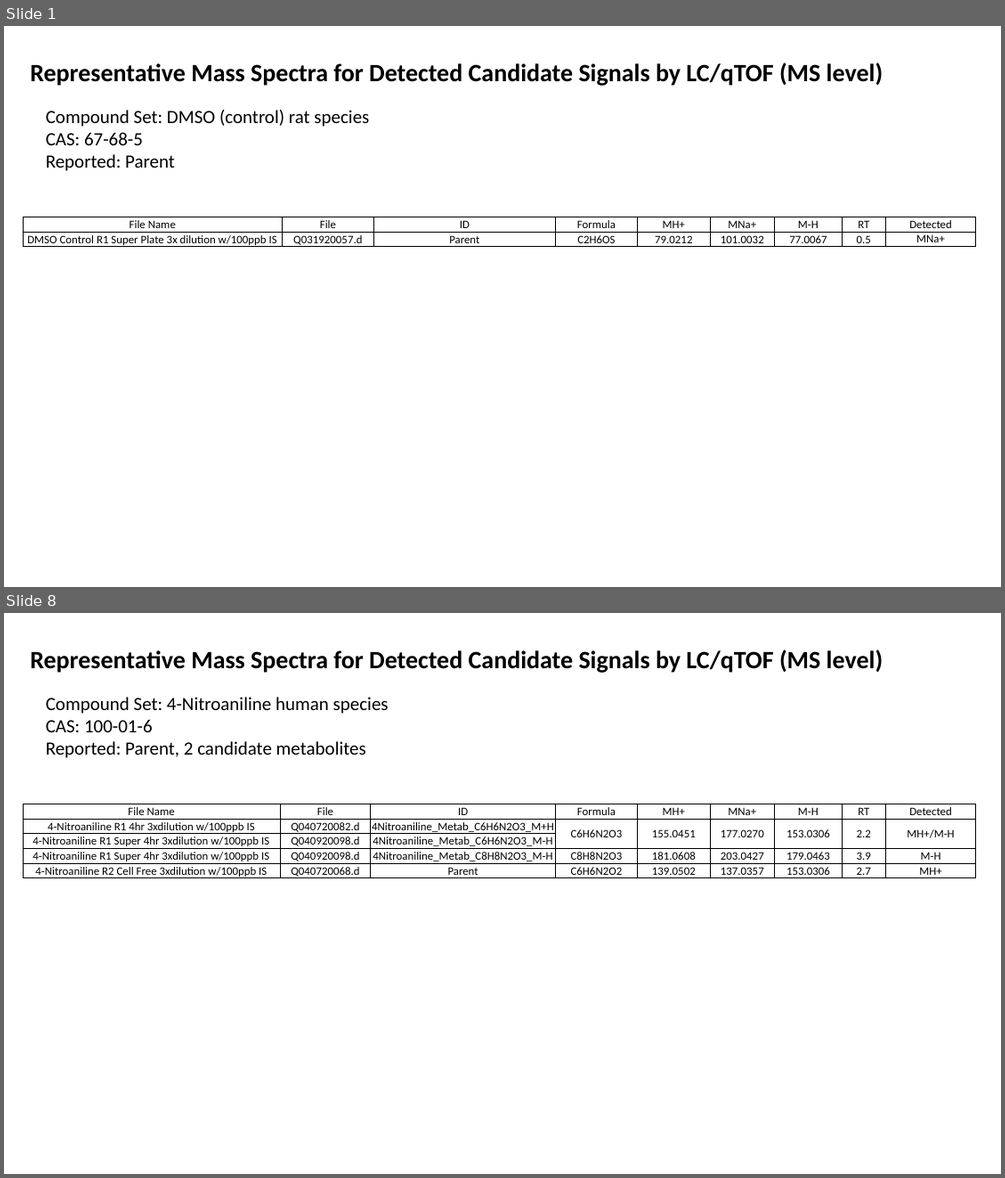
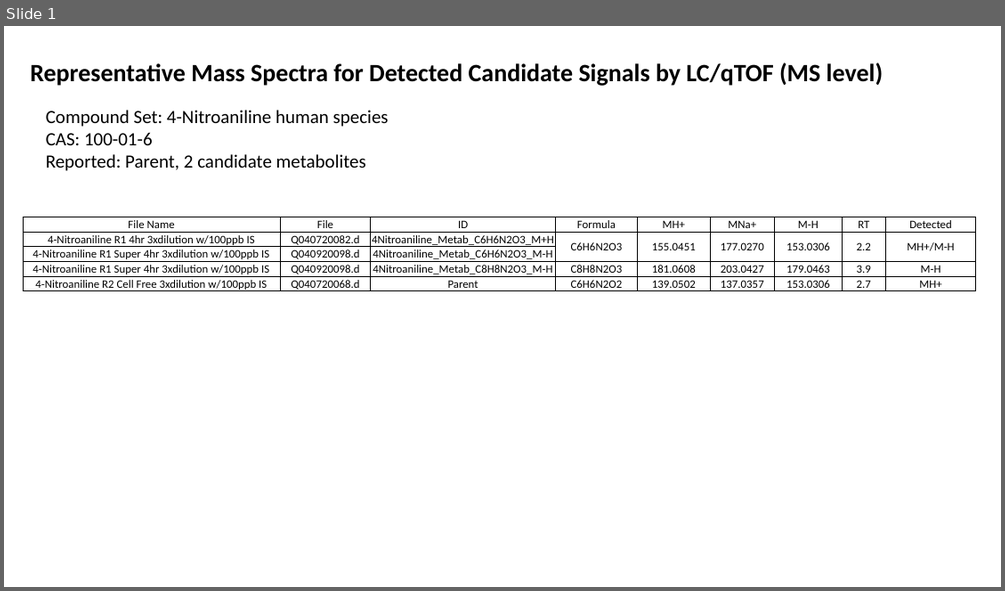
Before and after one commit to USEPA/CompTox-ExpoCast-SSAMetabolism, a slide deck: Data/Hepatocyte_Mass_Spectra_LC.pptx. Shown one above the other, each under a label of ours: slides 1 and 8 before the commit, slide 1 after it; the slides between them are not shown. The pictures are 1005x1178 and 1005x591 pixels, drawn with LibreOffice and Linux fonts; fonts in the diff are those of the drawing. Boxes give left, top, right and bottom in pixels: in the first picture for what was removed or moved away, otherwise in the second. Text is boxed around its words. In the diff, an @@ line names an element or a change of style, - is before the commit and + after.

```diff
--- a/Data/Hepatocyte_Mass_Spectra_LC.pptx
+++ b/Data/Hepatocyte_Mass_Spectra_LC.pptx
@@ slide 1 removed at box(4, 26, 1001, 587), background #FFFFFF @@
@@ text removed at box(30, 62, 882, 86) @@
-Representative Mass Spectra for Detected Candidate Signals by LC/qTOF (MS level)
@@ text removed at box(46, 110, 369, 171) @@
-Compound Set: DMSO (control) rat species
-CAS: 67-68-5
-Reported: Parent
@@ table removed at box(23, 217, 975, 250), 2 rows, 9 columns @@
-File Name | File | ID | Formula | MH+ | MNa+ | M-H | RT | Detected
-DMSO Control R1 Super Plate 3x dilution w/100ppb IS | Q031920057.d | Parent | C2H6OS | 79.0212 | 101.0032 | 77.0067 | 0.5 | MNa+
@@ what was slide 8 is now slide 1 @@
```
Also in this commit, not shown: 6 other slides removed.
